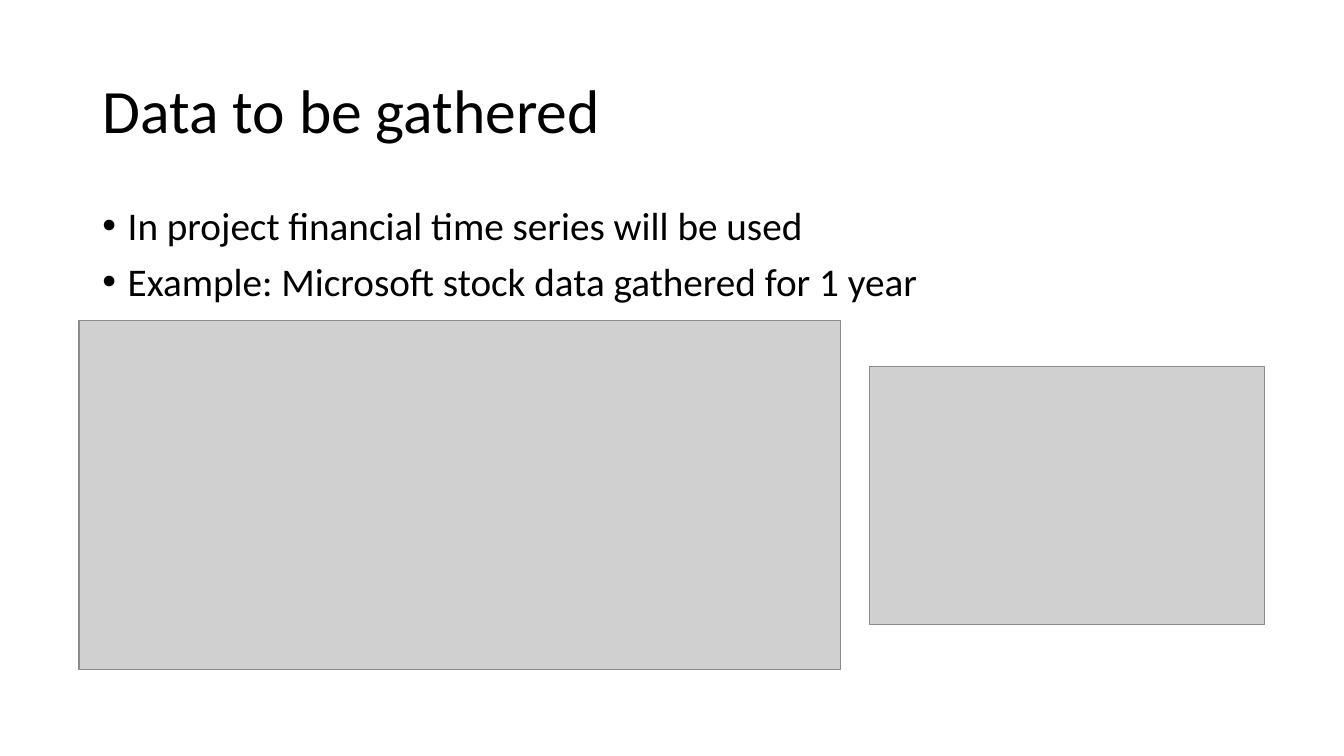
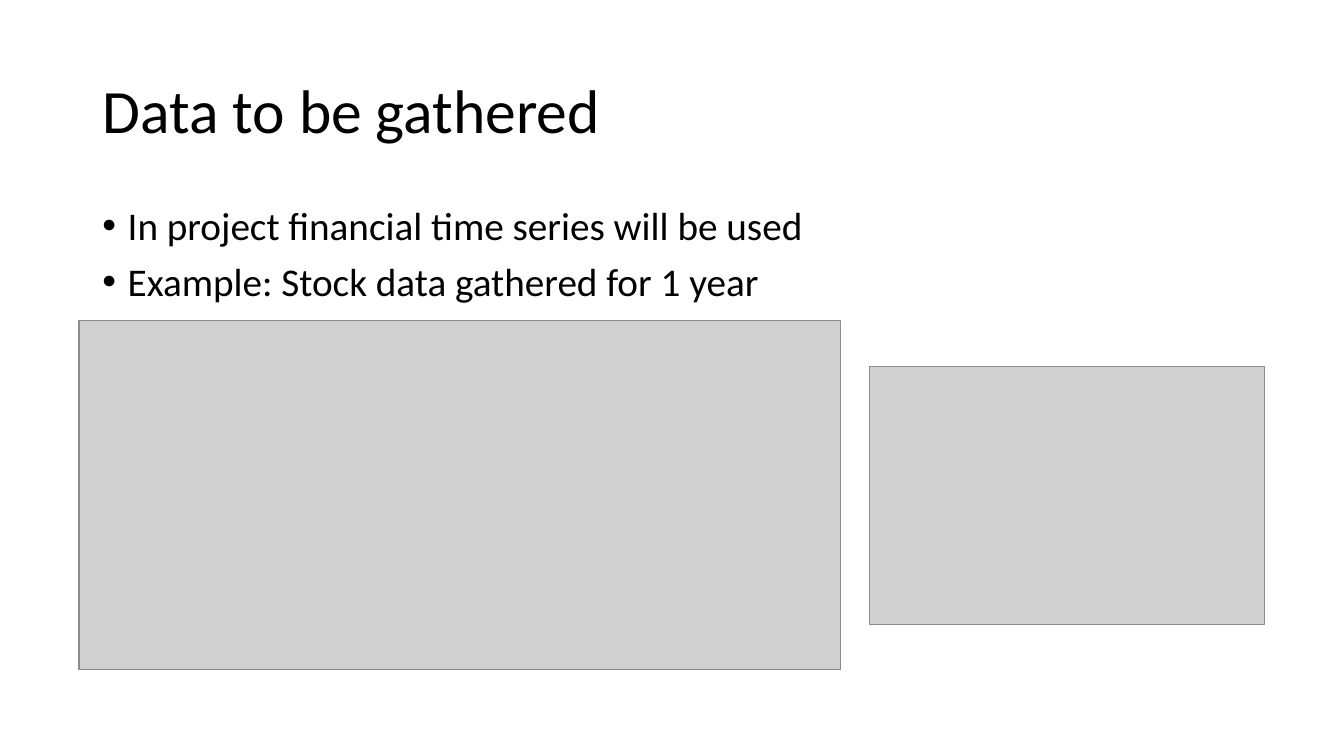
Before and after one commit to NickThe1/kbtu-data-visualization, a slide deck: slide 2 of distrib.pptx. Drawn at 1344x756 pixels with LibreOffice and Linux fonts; fonts in the diff are those of the drawing; grey boxes stand for pictures. Boxes give left, top, right and bottom in pixels: in the first picture for what was removed or moved away, otherwise in the second. Text is boxed around its words. In the diff, an @@ line names an element or a change of style, - is before the commit and + after.

Commit message:
feat: init commit

```diff
--- a/distrib.pptx
+++ b/distrib.pptx
@@ text at <box>128,268,758,303</box>: text changed @@
-• Example: Microsoft stock data gathered for 1 year
+• Example: Stock data gathered for 1 year
```
